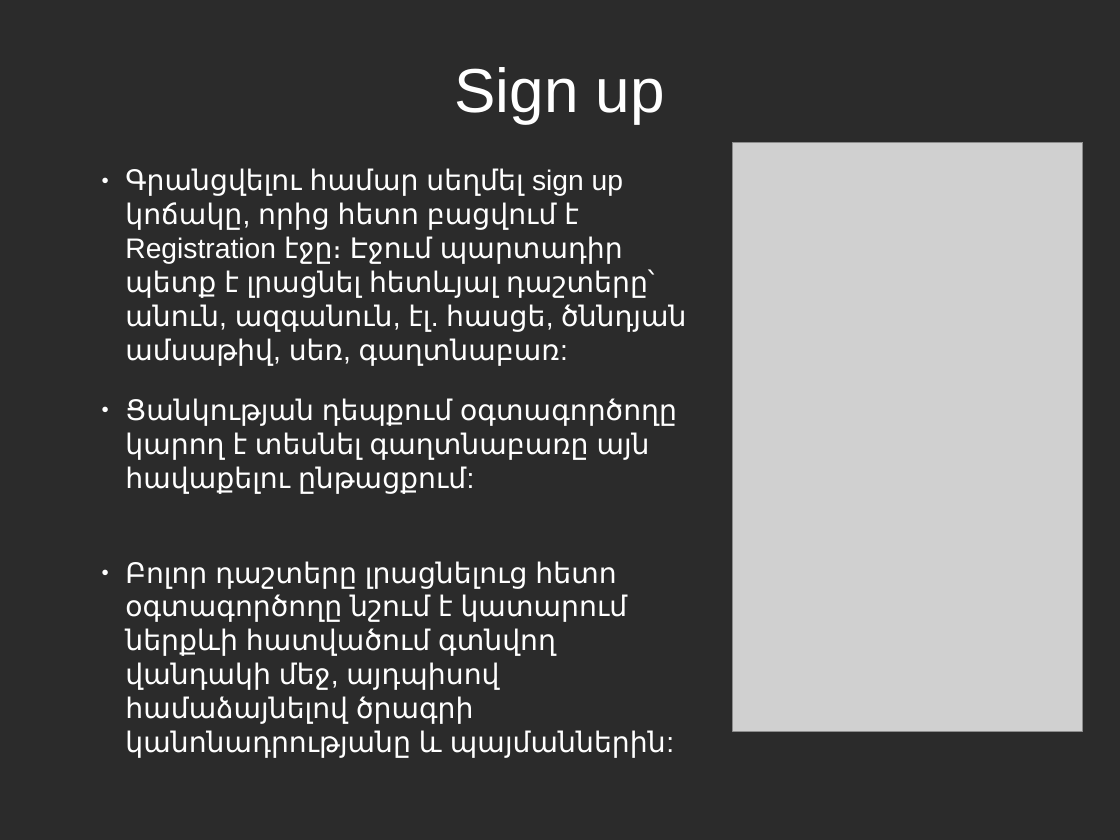
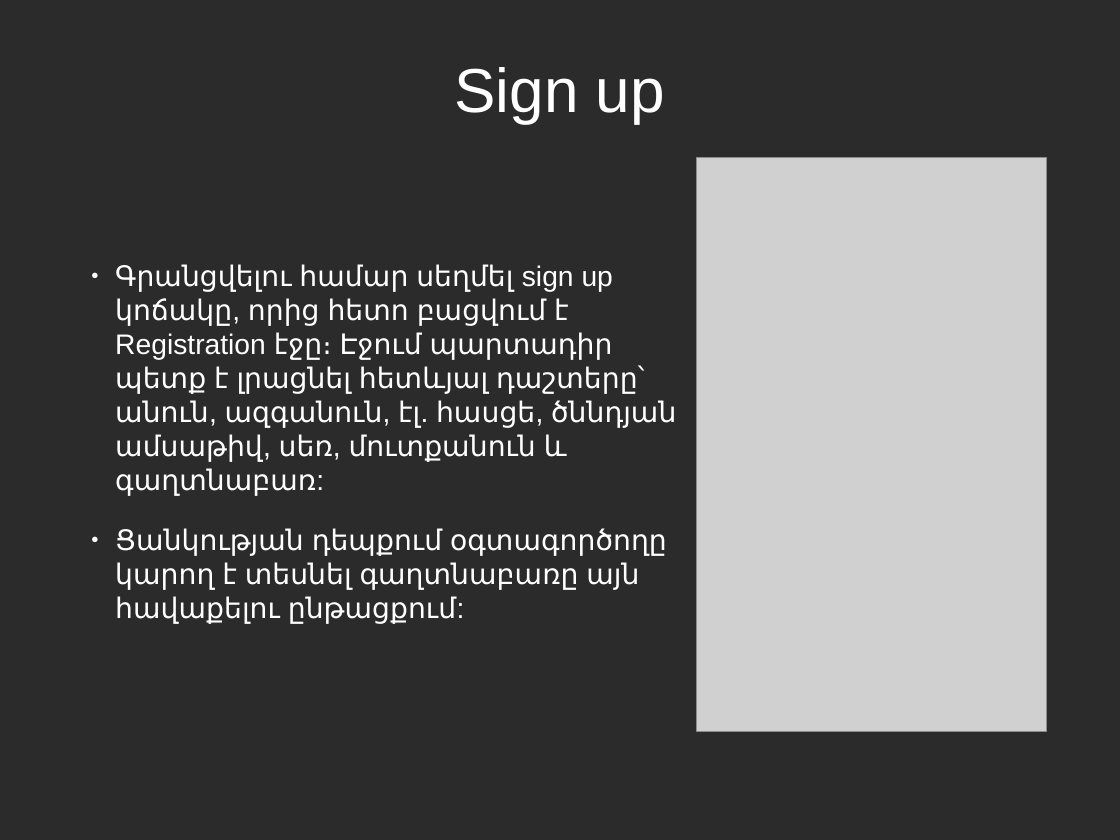
Before and after one commit to vanit-basic/instant_messenger, a slide deck: slide 5 of Documentation/Documentation.odp. Drawn at 1120x840 pixels with LibreOffice and Linux fonts; fonts in the diff are those of the drawing; grey boxes stand for pictures; background and template pictures are left out; a plain dark background stands for a picture behind light text. Boxes give left, top, right and bottom in pixels: in the first picture for what was removed or moved away, otherwise in the second. Text is boxed around its words. In the diff, an @@ line names an element or a change of style, - is before the commit and + after.

```diff
--- a/Documentation/Documentation.odp
+++ b/Documentation/Documentation.odp
@@ picture: place and size @@
-picture at (733, 142, 1083, 732)
+picture at (697, 158, 1048, 732)
@@ text "Գրանցվելու համար սեղմել sign up ...": place and size @@
-text "Գրանցվելու համար սեղմել sign up ..." at (125, 168, 686, 758)
+text "Գրանցվելու համար սեղմել sign up ..." at (115, 264, 676, 624)
@@ text at (115, 264, 676, 496): text changed @@
-● Գրանցվելու համար սեղմել sign up կոճակը, որից հետո բացվում է Registration էջը։ Էջում պարտադիր պետք է լրացնել հետևյալ դաշտերը՝ անուն, ազգանուն, էլ. հասցե, ծննդյան ամսաթիվ, սեռ, գաղտնաբառ:
+● Գրանցվելու համար սեղմել sign up կոճակը, որից հետո բացվում է Registration էջը։ Էջում պարտադիր պետք է լրացնել հետևյալ դաշտերը՝ անուն, ազգանուն, էլ. հասցե, ծննդյան ամսաթիվ, սեռ, մուտքանուն և գաղտնաբառ:
@@ text at (125, 561, 666, 758): paragraph removed @@
-● Բոլոր դաշտերը լրացնելուց հետո օգտագործողը նշում է կատարում ներքևի հատվածում գտնվող վանդակի մեջ, այդպիսով համաձայնելով ծրագրի կանոնադրությանը և պայմաններին:
```
Also in this commit, not shown: 20 other slides changed.
